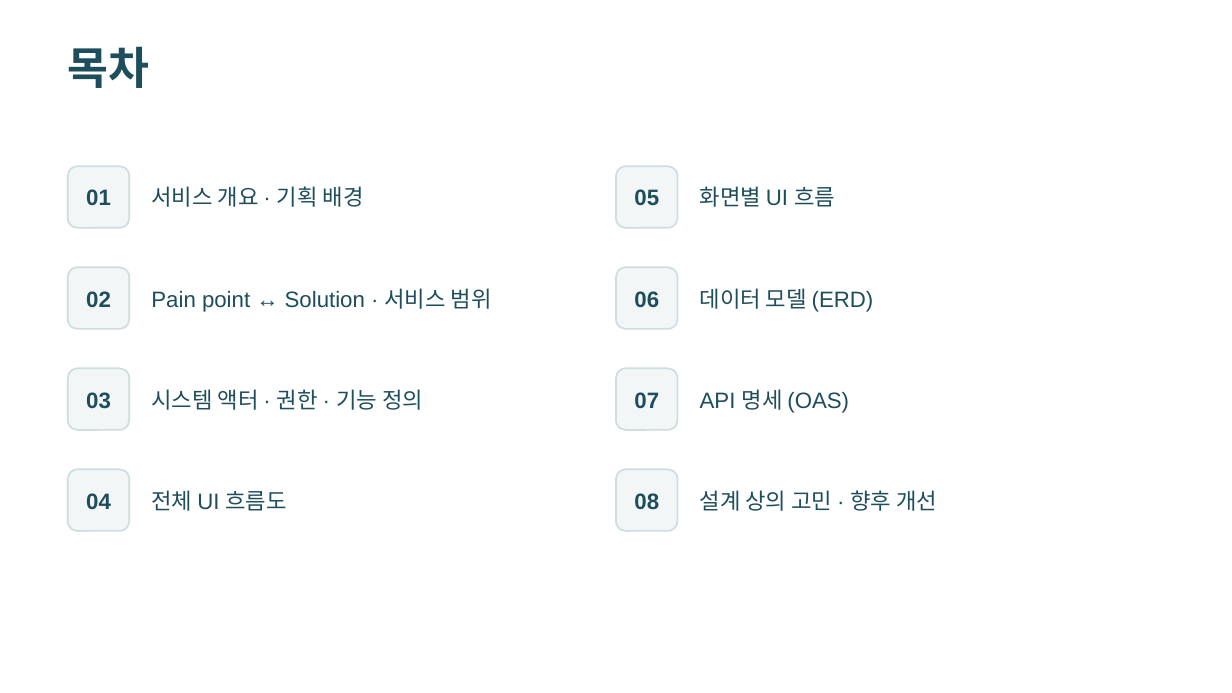
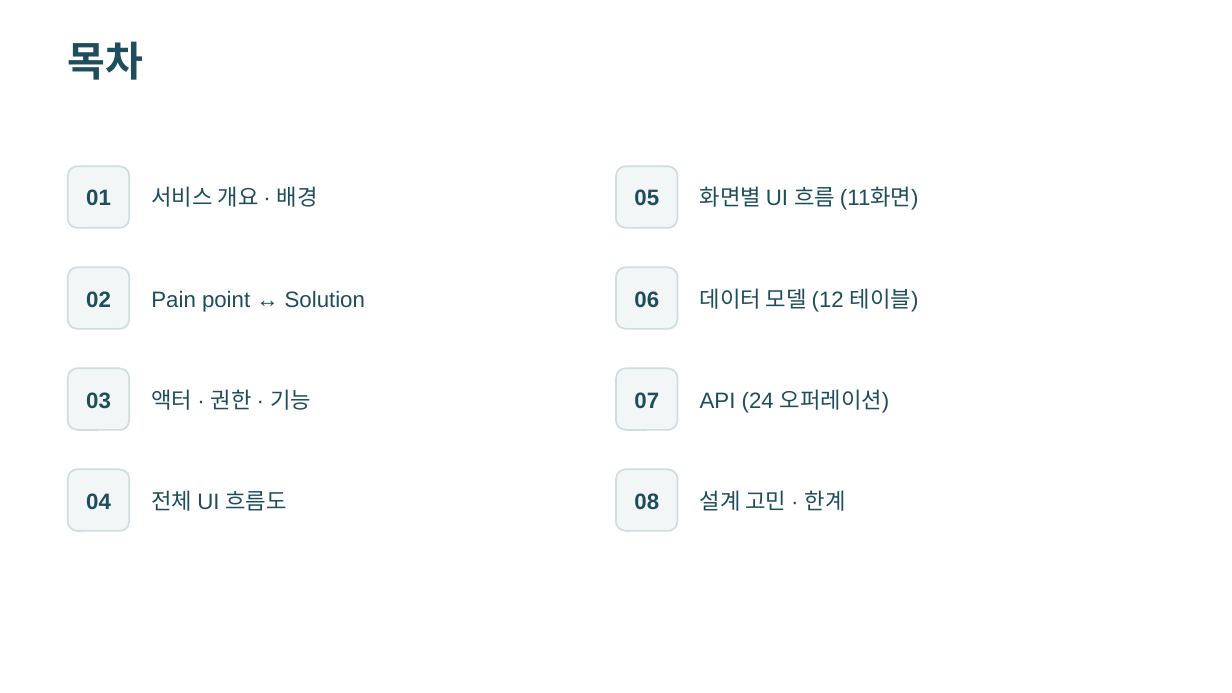
Before and after one commit to wodnjs2020136144/skala-webservice-mini, a slide deck: slide 2 of deliverables/10반_황재원_너와나의인계고리-개요.pptx. Drawn at 1232x693 pixels with LibreOffice and Linux fonts; fonts in the diff are those of the drawing. Boxes give left, top, right and bottom in pixels: in the first picture for what was removed or moved away, otherwise in the second. Text is boxed around its words. In the diff, an @@ line names an element or a change of style, - is before the commit and + after.

```diff
--- a/deliverables/10반_황재원_너와나의인계고리-개요.pptx
+++ b/deliverables/10반_황재원_너와나의인계고리-개요.pptx
@@ text "목차" at <box>68,41,144,80</box>: size 26 to 24 pt @@
@@ text at <box>151,186,318,207</box>: text changed @@
-서비스 개요 · 기획 배경
+서비스 개요 · 배경
@@ text at <box>700,186,919,210</box>: text changed @@
-화면별 UI 흐름
+화면별 UI 흐름 (11화면)
@@ text at <box>151,291,365,312</box>: text changed @@
-Pain point ↔ Solution · 서비스 범위
+Pain point ↔ Solution
@@ text at <box>700,288,919,312</box>: text changed @@
-데이터 모델 (ERD)
+데이터 모델 (12 테이블)
@@ text at <box>151,389,311,410</box>: text changed @@
-시스템 액터 · 권한 · 기능 정의
+액터 · 권한 · 기능
@@ text at <box>700,389,889,413</box>: text changed @@
-API 명세 (OAS)
+API (24 오퍼레이션)
@@ text at <box>700,490,846,511</box>: text changed @@
-설계 상의 고민 · 향후 개선
+설계 고민 · 한계
```
Also in this commit, not shown: 4 other slides changed, 25 slides added, 23 slides removed, 16 other files.
